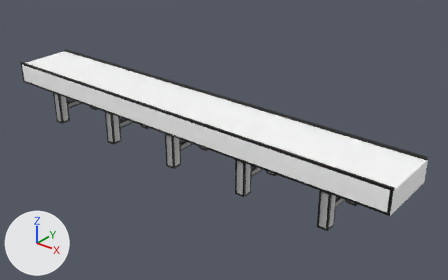
The Blender file Assets/Models/Blender/conveyor.blend as it was, and as the next commit left it.
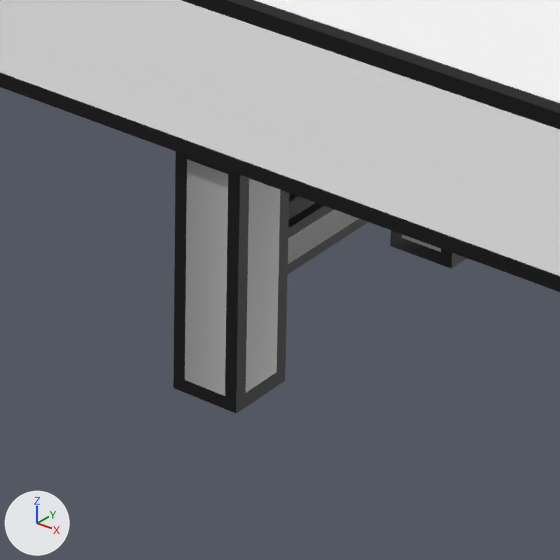
The first picture shows the older version from a camera (50 mm lens) standing at (8.8, -9.72, 6.77) and looking at (0.69, 0.42, 0.48). The close-ups show both versions on the part from 47% to 65% of the width and 49% to 78% of the height of that picture; other places that the commit changed are outside them. The axes (+X, +Y, +Z) are drawn at lower left. The lights are the same throughout.

Script lines for the objects in view, before the commit:
```python
mat_material_005 = principled_material('Material.005')
mat_material_005.texture = img_bw_005
me_cube = bpy.data.meshes.new('Cube')
me_cube.from_pydata(...)  # 46 vertices, 32 faces; spans x -5.33..5.32, y -0.75..0.75, z 0.85..1.4
me_cube.materials.append(mat_material)  # picture img_bw
me_cube_010 = bpy.data.meshes.new('Cube.010')
me_cube_010.from_pydata(...)  # 72 vertices, 70 faces; spans x -0.12..0.12, y -0.7..0.7, z 0.0..0.85
me_cube_010.materials.append(mat_material_005)  # picture img_bw_005
ob_cube = bpy.data.objects.new('Cube', me_cube)
ob_cube.location = (0.0, 0.0, 0.0)
ob_legs_001 = bpy.data.objects.new('Legs.001', me_cube_010)
ob_legs_001.location = (2.0, 0.0, 0.0)
```
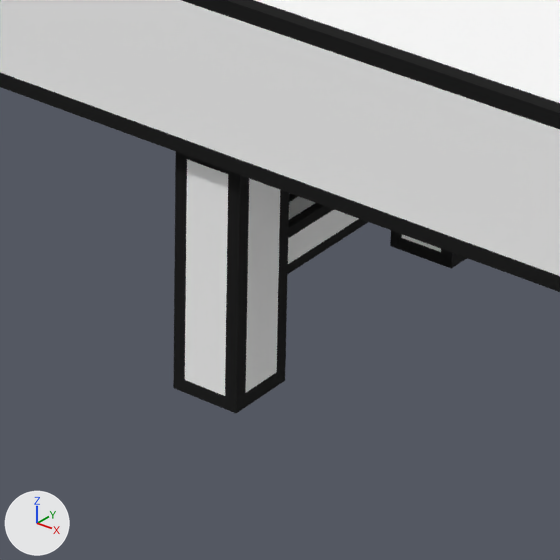
Where the change shows, as pixel boxes (x1, y1, x2, y2) in the close-ups (560 x 560 px):
'Legs.001', surface changed
    both: (181, 157, 467, 413)
part 1 of me_cube_010, surface changed
    both: (173, 152, 467, 413)

The change in detail:
Material 'Material.005' (mat_material_005) changes its picture from img_bw_005 to img_bw.
In material 'Material.005' (mat_material_005), roughness goes from 0.5 to 1.0.
me_cube_010 has 72 vertices, 70 faces and spans x -0.12..0.12, y -0.7..0.7, z 0.0..0.85.
me_cube_010 is used by ob_legs_001; location (2.0, 0.0, 0.0).
me_cube_010 part 1: texture (UV) coordinates of 70 of 70 faces, centred in x -0.12..0.12, y -0.7..0.7, z 0.0..0.85, changed; they spanned u 0.01..0.98, v 0.43..0.72 and now span u 0.25..0.76, v 0.49..0.65.
